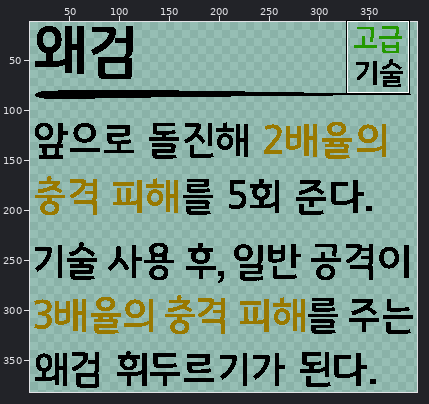
Two states of a pixel-art file, 과거시험 시제/이미지 작업/interface/sk&item/skillUi/kick/sk144Info.aseprite. The picture above shows the old version from afar; the outline marks the close-up.
Close-up. As it was:
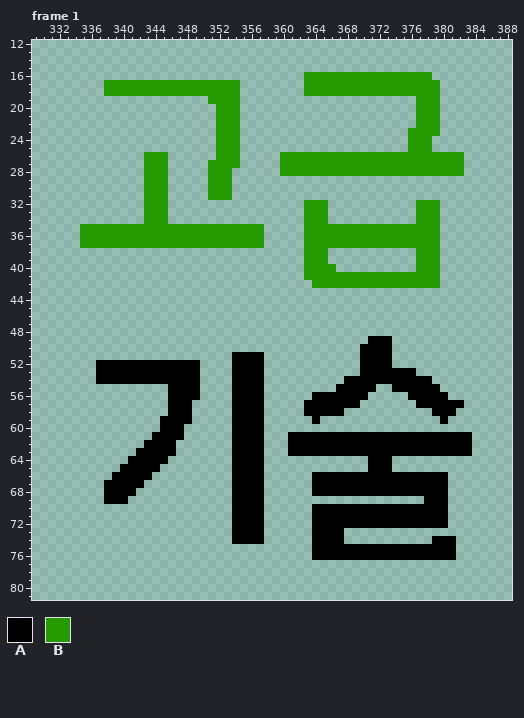
400x560 pixels, 2 frames. Shown: frame 1: x 329..388, y 12..81. The wide view leaves out empty margins. The commit also changed other frames or places, which this record leaves out.
Visible layers, top first: "Layer 3", "text", "title", "line".
Palette (. is transparent): A #000000  B #249900
Pixels before, frame 1 (only the part around the change), first column x 332:
12 .........................................................
13 .........................................................
14 .........................................................
15 .........................................................
16 ...............................BBBBBBBBBBBBBBBB..........
17 ......BBBBBBBBBBBBBBBBB........BBBBBBBBBBBBBBBBB.........
18 ......BBBBBBBBBBBBBBBBB........BBBBBBBBBBBBBBBBB.........
19 ...................BBBB......................BBB.........
20 ....................BBB......................BBB.........
21 ....................BBB......................BBB.........
22 ....................BBB......................BBB.........
23 ....................BBB.....................BBBB.........
24 ....................BBB.....................BBB..........
25 ....................BBB.....................BBB..........
26 ...........BBB......BBB.....BBBBBBBBBBBBBBBBBBBBBBB......
27 ...........BBB.....BBBB.....BBBBBBBBBBBBBBBBBBBBBBB......
28 ...........BBB.....BBB......BBBBBBBBBBBBBBBBBBBBBBB......
29 ...........BBB.....BBB...................................
30 ...........BBB.....BBB...................................
31 ...........BBB.....BBB...................................
32 ...........BBB.................BBB...........BBB.........
33 ...........BBB.................BBB...........BBB.........
34 ...........BBB.................BBB...........BBB.........
35 ...BBBBBBBBBBBBBBBBBBBBBBB.....BBBBBBBBBBBBBBBBB.........
36 ...BBBBBBBBBBBBBBBBBBBBBBB.....BBBBBBBBBBBBBBBBB.........
37 ...BBBBBBBBBBBBBBBBBBBBBBB.....BBBBBBBBBBBBBBBBB.........
38 ...............................BBB...........BBB.........
39 ...............................BBB...........BBB.........
40 ...............................BBBB..........BBB.........
41 ...............................BBBBBBBBBBBBBBBBB.........
42 ................................BBBBBBBBBBBBBBBB.........
43 .........................................................
44 .........................................................
45 .........................................................
46 .........................................................
47 .........................................................
48 .........................................................
49 .......................................AAA...............
50 ......................................AAAA...............
51 ......................AAAA............AAAA...............
52 .....AAAAAAAAAAAAA....AAAA............AAAA...............
53 .....AAAAAAAAAAAAA....AAAA............AAAAAAA............
54 .....AAAAAAAAAAAAA....AAAA..........AAAAAAAAAAA..........
55 ..............AAAA....AAAA.........AAAAA..AAAAAA.........
56 ..............AAAA....AAAA......AAAAAAA.....AAAAA........
57 ..............AAA.....AAAA.....AAAAAAA.......AAAAAA......
58 ..............AAA.....AAAA.....AAAAA...........AAA.......
59 .............AAAA.....AAAA......A...............A........
60 .............AAA......AAAA...............................
61 ............AAAA......AAAA...AAAAAAAAAAAAAAAAAAAAAAA.....
62 ...........AAAA.......AAAA...AAAAAAAAAAAAAAAAAAAAAAA.....
63 ..........AAAAA.......AAAA...AAAAAAAAAAAAAAAAAAAAAAA.....
64 .........AAAAA........AAAA.............AAA...............
65 ........AAAAA.........AAAA.............AAA...............
66 .......AAAAA..........AAAA......AAAAAAAAAAAAAAAAA........
67 ......AAAAA...........AAAA......AAAAAAAAAAAAAAAAA........
68 ......AAAA............AAAA......AAAAAAAAAAAAAAAAA........
69 ......AAA.............AAAA....................AAA........
70 ......................AAAA......AAAAAAAAAAAAAAAAA........
71 ......................AAAA......AAAAAAAAAAAAAAAAA........
72 ......................AAAA......AAAAAAAAAAAAAAAAA........
73 ......................AAAA......AAAA.....................
74 ......................AAAA......AAAA...........AAA.......
75 ................................AAAAAAAAAAAAAAAAAA.......
76 ................................AAAAAAAAAAAAAAAAAA.......
77 .........................................................
78 .........................................................
79 .........................................................
80 .........................................................
81 .........................................................
After the commit:
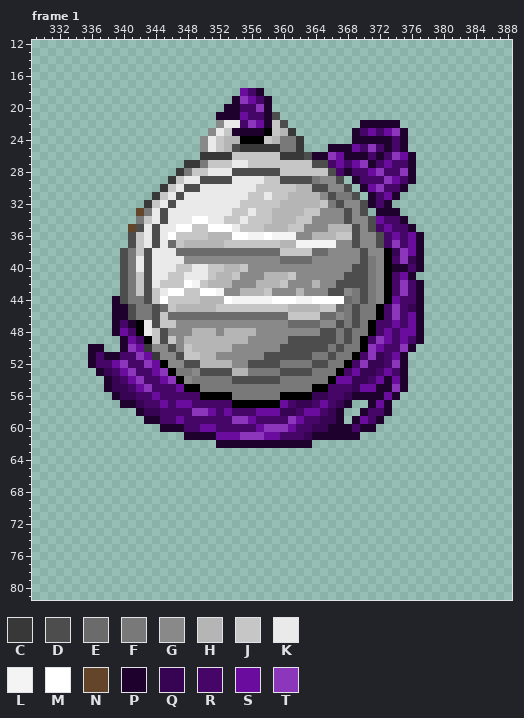
Colours new in this view: C #383838  D #4d4d4d  E #6b6b6b  F #797979  G #898989  H #b5b5b5  J #c6c6c6  K #eaeaea  L #f4f4f4  M #ffffff  N #634529  P #1e022d  Q #370453  R #460668  S #6a0c9e  T #8c36bb
Edits made:
Changed rows in their new state; - is an unchanged pixel.
Frame 1, layer "Layer 3":
first column x 335:
16 ----------------------------................-----
17 ---.................--------.................----
18 ---.................SRP-----.................----
19 ----------------...PTSRP------------------...----
20 -----------------.PPRRTP------------------...----
21 -----------------PPPSRRPD-----------------...----
22 -----------------GKKRTSPJD---------PPPPP--...----
23 ----------------GKJPPPPAJHC-------PRSRSTP....----
24 ---------------GKJHHAAAJHFFC------PPPPPRP...-----
25 ---------------GKJHDCCCCCFFC---PPPSRTRPRP...-----
26 --------...----CCCCJJJJJJCCCDPPTSPPPRPRTSP......-
27 --------...--CCFJJJKKJJJJJJJJDDRSRSTPRSRRP......-
28 --------...-CFJJKKKDDDDDDJJJJJJDRPRRSTRRTP......-
29 --------...CJKKDDDDKKKKJJDDDDFGGD-PRRRTSRP-------
30 --------..CJKDDKKKKKKKJJJJJHHDDGGD-PSTRRP--------
31 --------.CJKDKKKKKKKKJJKJJHHHHGDFFD-PRSP---------
32 --------CJKDKKKKKKKKJJJJJHHHHHJFDGGDPRP---...----
33 -------NFKDKKKKKKKKJJKJJHHHHJJGGGDGD-PPP--...----
34 -------FJKDKKKMMKKJJKJJJHHHJJGGGGDGGDSRRP-...----
35 ......NDKDKKMMJJMMMKJJJHHHJJGGGHHHDGDRSRRP...----
36 ......DJKDKMJJJJHHHMMLLMLLLGGHHHJJDGGDRSRSP..----
37 ......DJKDKEJHHHHHJJJJJJJHHLLLLLGGDGGDRTRSP..----
38 -----DFJDKKKEEEEEEEEEEEEEJJJJEEGGGGDGGAQTSP..----
39 -----DFKDKKKKGGGGGGGGGGGGEEEEGGGGGGDFGARTQP..----
40 -----DFKDKKKJJKKJJHHJGGGGGGGGGGGGGDDFGAPPRP..----
41 -----DFJDKKJJKKKJHHJGGGHHHJGGGGGGDDDFGARSP...----
42 -----DFJDKJJJMLJHHHGGGHHHJGGGHGGDDDDFGARTRP..----
43 -----DFJDJKMMJJMMLGGHHHJGGGHGGGDDGFDFGARTRP------
44 ----PDFFDJMJJJJHHHMLLLLLMMMLLMMMMEFDFGASRRP------
45 ----PPDFFDEJHHHHHJJJJJJJJJHHHHJJEFDFFARTRQP------
46 ----PPDFFDJEEEEEEEEEEEEEEEJJJJEEGFDFFARTRSP------
47 ----PRPAKDJJGGGGGGGGGGGGGGEEEEGGDFDFARRSRSP------
48 ----PSRAKJDGGGHHHGHHHHGGGGGGGGDDFDFFARSRSSP------
49 -----PSRAJDJGHHHHHHHHGGGGGDDDDDDFDFARTSRSRP------
50 -PP--PTSCGGDGJHHHHHGGGGGGDDDDDDFDFF-TSRRTP-------
51 -PRPPRRTSCGGDJJHHGGGGGGDDDDDDFFDFFARTQRSP--------
52 -PRRSTRRTS-GGDDHHHHGGDDDDFFFFDDFFARTQQRTP--------
53 --PQRSTRRST-FFGDDDDHHFFFFDDDDFFFARSQQRSRP.-------
54 --.PQRSTRRST-GFFFFFDDDDDDFFFFFFASSQQRSPSP...-----
55 ---PQQRSTRRRS--FFFFFFFFFFFFFFAARRRQSSPPTP....----
56 ----PQQRRSRRRRRAAAAFFFFFFAAAAQQRRQPPPPSP-.....---
57 -----PPQRRSRSSRRRRR----AASRQQRSRQP.-PSP---......-
58 -------PQQRRRRTTSRSRRRSSSQQRSSRQP--PRRP-----...--
59 --------PPRRSRRRRRRTTSRRRRTSRRQQP-PSRP-------.---
60 ----------PPPRRSSRRRRRSTTTSRRQQPPPRPP------------
61 ---------....PPPPSSSTTTSSRRRQPPPPPP..............
62 --------....-----PPPPPPPPPPPP....................
63 -------.....-------....---.......................
64 ------.....--------....-------------...----------
65 -----.....---------....-------------...----------
66 ----.....----------....------.................---
67 ---.....-----------....------.................---
68 ---....------------....------.................---
69 ---...-------------....--------------------...---
70 -------------------....------.................---
71 -------------------....------.................---
72 -------------------....------.................---
73 -------------------....------....----------------
74 -------------------....------....-----------...--
75 -----------------------------..................--
76 -----------------------------..................--
Changed places in both close-ups, as pixel boxes (x1, y1, x2, y2):
changed: (80, 72, 472, 560)
